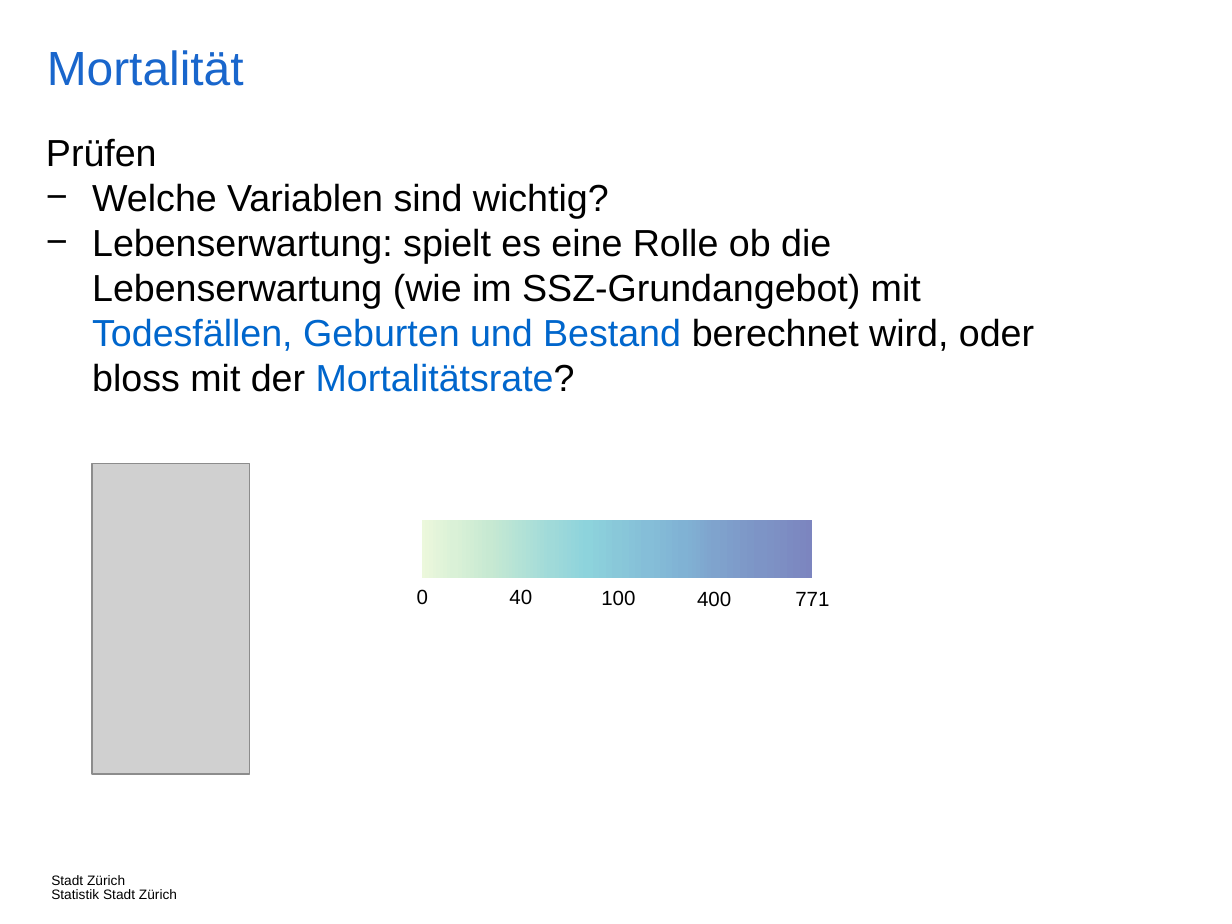
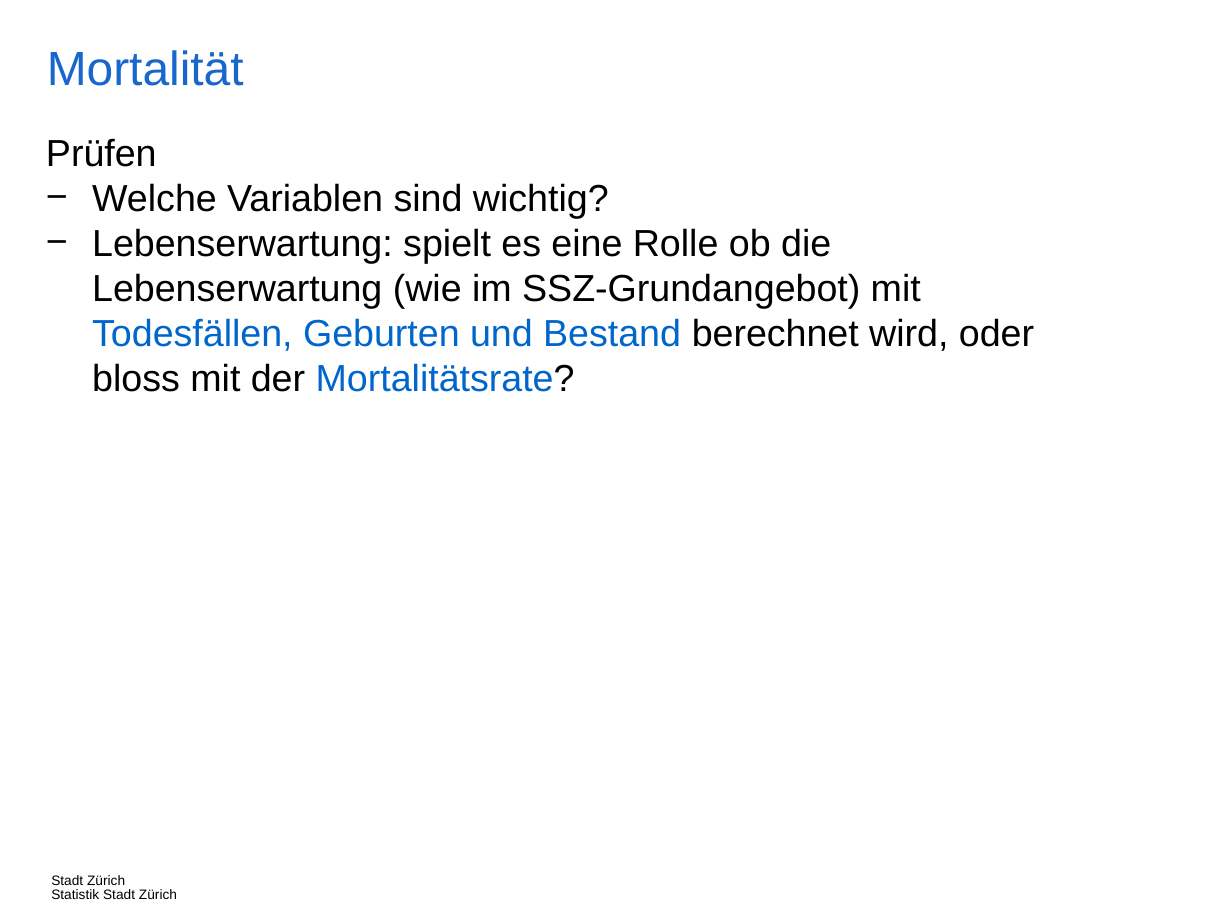
Before and after one commit to StatistikStadtZuerich/BevSzen, a slide deck: slide 17 of 2020phase2/5_Documentation/Concepts-Phase2.pptx. Drawn at 1232x924 pixels with LibreOffice and Linux fonts; fonts in the diff are those of the drawing; grey boxes stand for pictures. Boxes give left, top, right and bottom in pixels: in the first picture for what was removed or moved away, otherwise in the second. Text is boxed around its words. In the diff, an @@ line names an element or a change of style, - is before the commit and + after.

```diff
--- a/2020phase2/5_Documentation/Concepts-Phase2.pptx
+++ b/2020phase2/5_Documentation/Concepts-Phase2.pptx
@@ picture removed at (x1=92, y1=463, x2=250, y2=774) @@
@@ rectangle removed at (x1=423, y1=520, x2=522, y2=578) @@
@@ rectangle removed at (x1=519, y1=520, x2=618, y2=578) @@
@@ rectangle removed at (x1=616, y1=520, x2=716, y2=578) @@
@@ rectangle removed at (x1=713, y1=520, x2=813, y2=578) @@
@@ text removed at (x1=417, y1=589, x2=428, y2=605) @@
-0
@@ text removed at (x1=509, y1=589, x2=532, y2=605) @@
-40
@@ text removed at (x1=601, y1=590, x2=635, y2=606) @@
-100
@@ text removed at (x1=697, y1=591, x2=731, y2=607) @@
-400
@@ text removed at (x1=795, y1=592, x2=829, y2=606) @@
-771
```
Also in this commit, not shown: 4 slides added.
